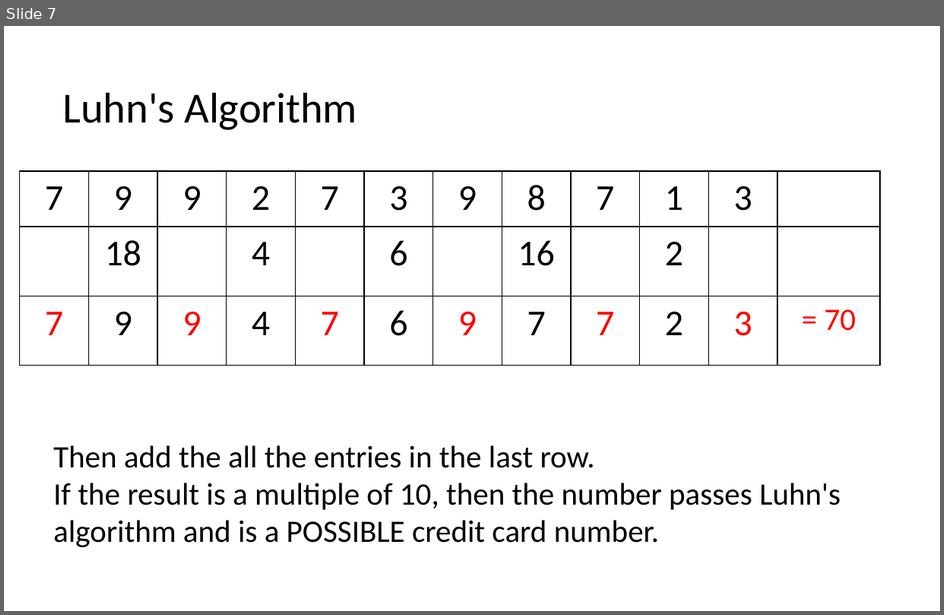
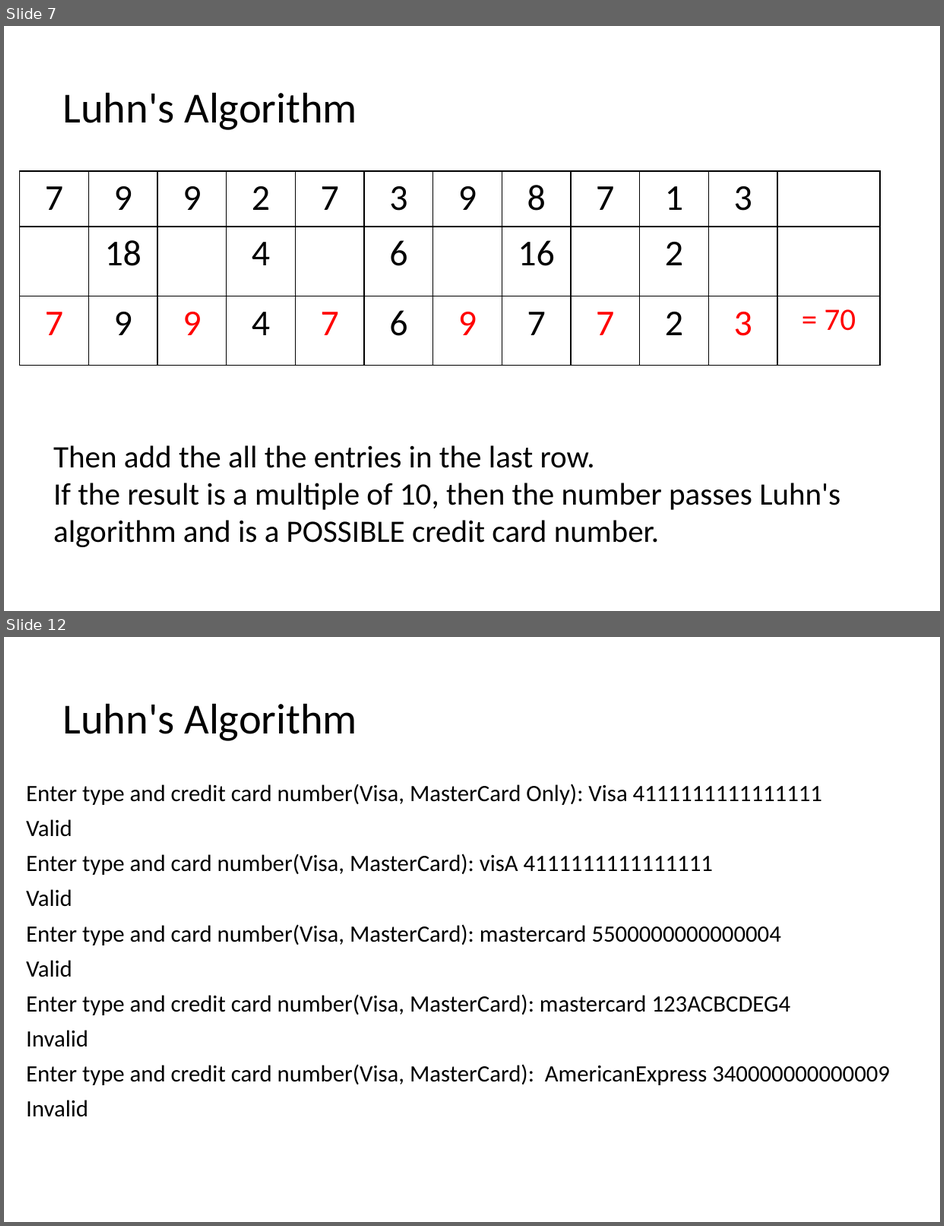
Before and after one commit to LongBaoNguyen/longbaonguyen.github.io, a slide deck: courses/apcsp/lect8a.pptx. Shown one above the other, each under a label of ours: slide 7 before the commit, slides 7 and 12 after it; the slides between them are not shown. The pictures are 944x615 and 944x1226 pixels, drawn with LibreOffice and Linux fonts; fonts in the diff are those of the drawing. Boxes give left, top, right and bottom in pixels: in the first picture for what was removed or moved away, otherwise in the second. Text is boxed around its words. In the diff, an @@ line names an element or a change of style, - is before the commit and + after.

```diff
--- a/courses/apcsp/lect8a.pptx
+++ b/courses/apcsp/lect8a.pptx
@@ slide 12 added at (4,637,940,1222), background #FFFFFF @@
@@ title added at (63,703,357,741), 33 pt, text #000000 @@
+Luhn's Algorithm
@@ text added at (26,784,890,1117), 18 pt, text #000000 @@
+Enter type and credit card number(Visa, MasterCard Only): Visa 4111111111111111
+Valid
+Enter type and card number(Visa, MasterCard): visA 4111111111111111
+Valid
+Enter type and card number(Visa, MasterCard): mastercard 5500000000000004
+Valid
+Enter type and credit card number(Visa, MasterCard): mastercard 123ACBCDEG4
+Invalid
+Enter type and credit card number(Visa, MasterCard): AmericanExpress 340000000000009
+Invalid
```
Also in this commit, not shown: 1 slide changed, 3 other slides added, 6 other files.
